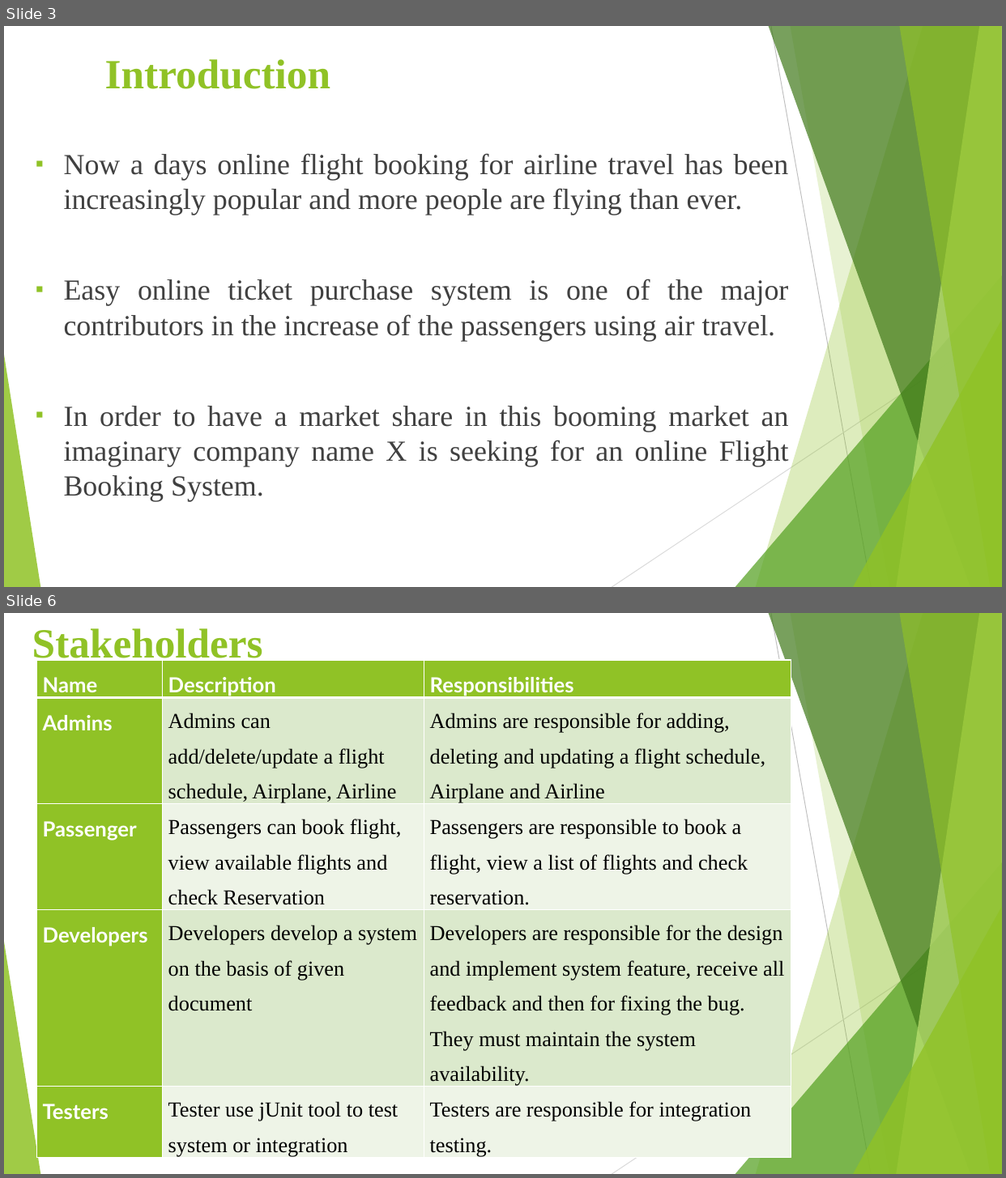
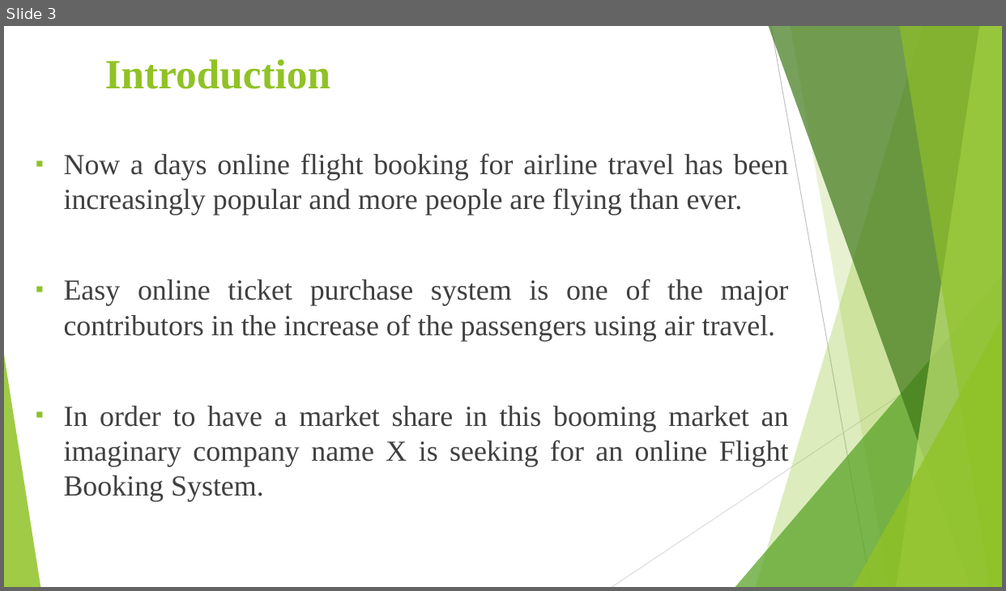
Before and after one commit to niguskidane/AirLine-Flight-Booking-System, a slide deck: Airline Flight-Booking-System.pptx. Shown one above the other, each under a label of ours: slides 3 and 6 before the commit, slide 3 after it; the slides between them are not shown. The pictures are 1006x1178 and 1006x591 pixels, drawn with LibreOffice and Linux fonts; fonts in the diff are those of the drawing. Boxes give left, top, right and bottom in pixels: in the first picture for what was removed or moved away, otherwise in the second. Text is boxed around its words. In the diff, an @@ line names an element or a change of style, - is before the commit and + after.

```diff
--- a/Airline Flight-Booking-System.pptx
+++ b/Airline Flight-Booking-System.pptx
@@ slide 6 removed at bbox=[4, 613, 1002, 1174], background #FFFFFF; not listed: 10 template elements that a slide beside it also shows @@
@@ text removed at bbox=[32, 628, 263, 666] @@
-Stakeholders
@@ table removed at bbox=[37, 660, 791, 1174], 5 rows, 3 columns @@
-Name | Description | Responsibilities
-Admins | Admins can add/delete/update a flight schedule, Airplane, Airline | Admins are responsible for adding, deleting and updating a flight schedule, Airplane and Airline
-Passenger | Passengers can book flight, view available flights and check Reservation | Passengers are responsible to book a flight, view a list of flights and check reservation.
-Developers | Developers develop a system on the basis of given document | Developers are responsible for the design and implement system feature, receive all feedback and then for fixing the bug. They must maintain the system availability.
-Testers | Tester use jUnit tool to test system or integration | Testers are responsible for integration testing.
```
Also in this commit, not shown: 5 slides changed, 4 slides added, 2 other slides removed.
